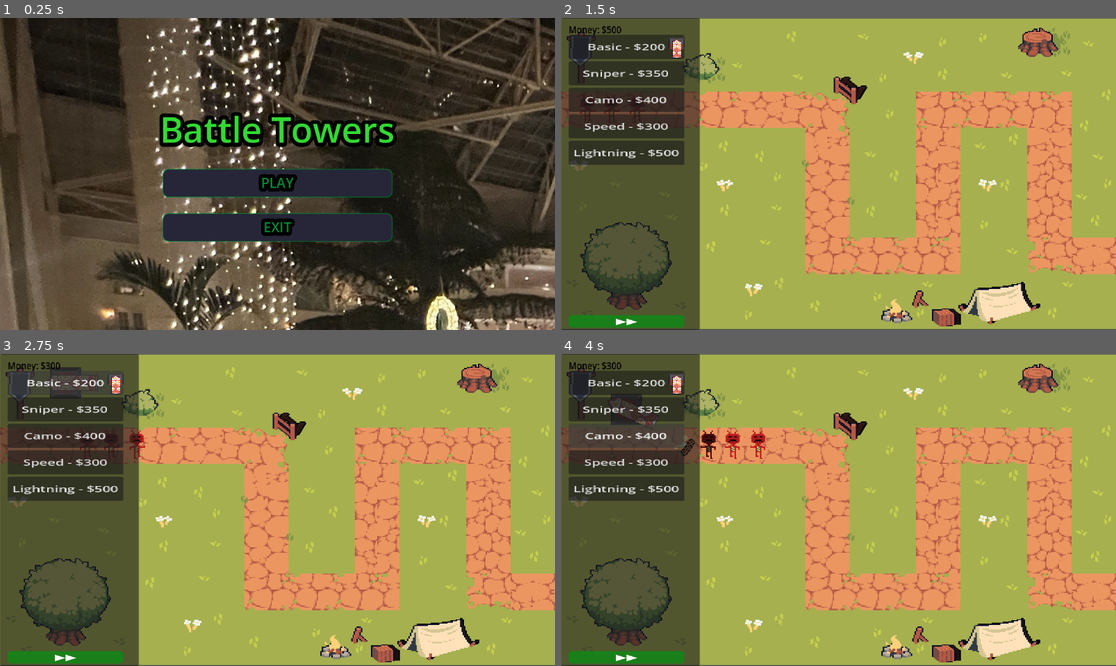
Above: before the commit, frames 1-4 (two rows, left to right).
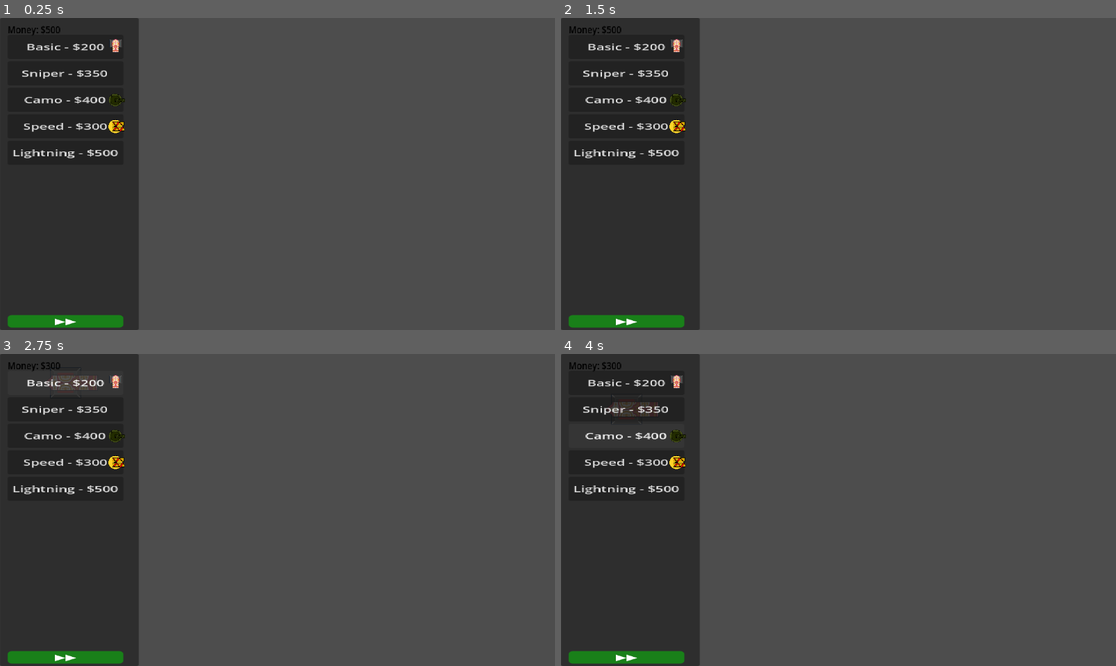
Above: after the commit, the same moments.

Repository: Matthewfrogman/Battle_towers
Game: Godot game, scene res://scenes/shop.tscn
The game is run twice, just before and just after one commit, with the same random seed, the same clock (stepped at 60 frames per second) and the same inputs. Before the commit the project starts from res://scenes/main_menu.tscn.
Inputs (mouse positions are in pixels of both pictures, inside the frame that each line leads up to):
- Up to frame 1 (0.25 s): no input
- Up to frame 2 (1.5 s): click (838, 183) at 0.5 s, where only the run before the commit has a clickable "PLAY"; click (838, 230) at 1.25 s, where only the run before the commit has a clickable "PLAY"
- Up to frame 3 (2.75 s): click "Basic - $200" at 2 s
- Up to frame 4 (4 s): click "Sniper - $350" at 2.75 s; click "Camo - $400" at 3.5 s

The runs differ from the first frame. In frame 1, 84% of the frame differs, in the area x 0-100%, y 0-100%; in frame 2, 91%; in frame 3, 91%; in frame 4, 91%.

Commit message:
Added the tower icons to their respective buttons

Diff:
--- a/project.godot
+++ b/project.godot
@@ -11,7 +11,7 @@
 [application]
 
 config/name="Battle_Towers"
-run/main_scene="uid://7vd1hu60bn7b"
+run/main_scene="uid://7c5fgd6cuy2o"
 config/features=PackedStringArray("4.6", "Forward Plus")
 config/icon="res://icon.svg"
 
--- a/scenes/shop.tscn
+++ b/scenes/shop.tscn
@@ -3,6 +3,10 @@
 [ext_resource type="Script" uid="uid://1ab0bg0ycdun" path="res://scenes/shop.gd" id="1_lx5au"]
 [ext_resource type="Texture2D" uid="uid://dnufllpevmtkr" path="res://Towers/Images/Firecracker_Base.png" id="2_1l46r"]
 [ext_resource type="Texture2D" uid="uid://fqy2ybb60teh" path="res://Towers/Images/Firecracker_Cannon.png" id="3_032fp"]
+[ext_resource type="Texture2D" uid="uid://cm84n0bvn8tkb" path="res://Towers/Images/camo_base.png" id="4_2fc2m"]
+[ext_resource type="Texture2D" uid="uid://bs885t7hk4eqn" path="res://Towers/Images/camo_head.png" id="5_8r1wq"]
+[ext_resource type="Texture2D" uid="uid://csqiuxmrj13mo" path="res://Towers/Images/speedtower.png" id="6_ajxib"]
+[ext_resource type="Texture2D" uid="uid://bna63qbsmfinq" path="res://Towers/Images/speedtower_guns.png" id="7_y6sft"]
 
 [node name="CanvasLayer" type="CanvasLayer" unique_id=444425766]
 script = ExtResource("1_lx5au")
@@ -28,10 +32,34 @@
 
 [node name="Sprite2D" type="Sprite2D" parent="cannon" unique_id=704301060]
 position = Vector2(240.10002, 52.726563)
-scale = Vector2(0.4937501, 0.3664551)
+scale = Vector2(0.404, 0.253)
 texture = ExtResource("2_1l46r")
 
 [node name="Sprite2D2" type="Sprite2D" parent="cannon" unique_id=2052660228]
-position = Vector2(240.09999, 64.72656)
-scale = Vector2(0.5656251, 0.35351563)
+position = Vector2(240, 58.000004)
+scale = Vector2(0.404, 0.253)
 texture = ExtResource("3_032fp")
+
+[node name="camo_tower" type="Node2D" parent="." unique_id=821899877]
+
+[node name="Sprite2D" type="Sprite2D" parent="camo_tower" unique_id=1176803442]
+position = Vector2(234.25, 171.49086)
+scale = Vector2(0.11209067, 0.11209067)
+texture = ExtResource("4_2fc2m")
+
+[node name="Sprite2D2" type="Sprite2D" parent="camo_tower" unique_id=949104921]
+position = Vector2(236.75, 171.55197)
+scale = Vector2(0.19332495, 0.19332495)
+texture = ExtResource("5_8r1wq")
+
+[node name="speed_tower" type="Node2D" parent="." unique_id=1229061688]
+
+[node name="Sprite2D" type="Sprite2D" parent="speed_tower" unique_id=883156649]
+position = Vector2(239.75, 235.36429)
+scale = Vector2(0.12531486, 0.12531486)
+texture = ExtResource("6_ajxib")
+
+[node name="Sprite2D2" type="Sprite2D" parent="speed_tower" unique_id=472978915]
+position = Vector2(245.74998, 225.3643)
+scale = Vector2(0.18840581, 0.1884058)
+texture = ExtResource("7_y6sft")
